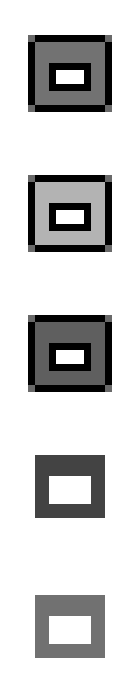
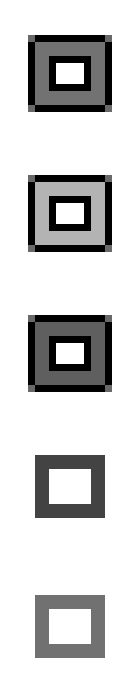
The second w=140, h=700 image is a revision of the first. Changes to its layers:
painted on "Shape 3 copy 5" over [49, 609, 91, 616]
painted on "Shape 3 copy 4" over [49, 469, 91, 476]
painted on "Shape 3 copy 3" over [49, 336, 91, 343]
painted on "Shape 3 copy" over [49, 196, 91, 203]
renamed "Layer 0" to "Layer 1", showed it, moved it above "Shape 3", painted on it over [49, 56, 91, 616]
painted on "Shape 3" over [49, 56, 91, 63]
